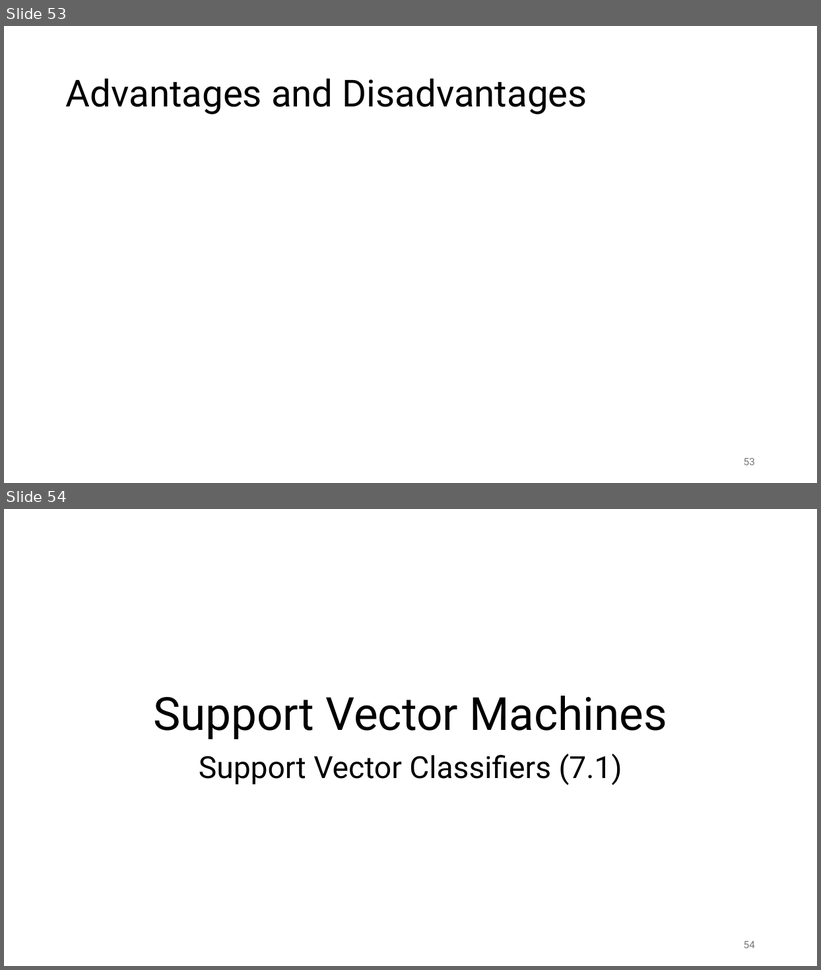
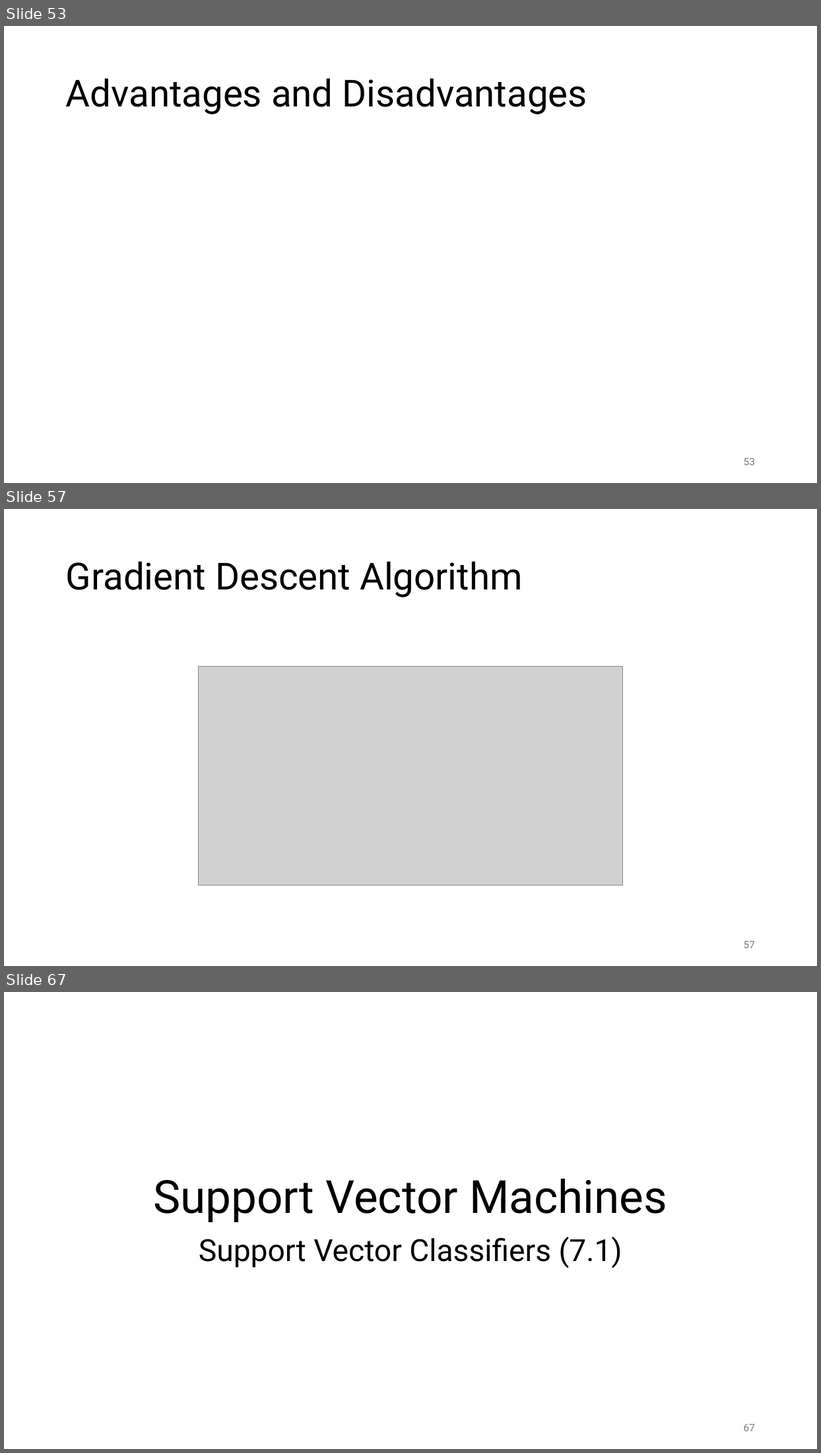
Before and after one commit to lwinmoe/lwinmoe.github.io, a slide deck: static/docs/chapter_378.pptx. Shown one above the other, each under a label of ours: slides 53 and 54 before the commit, slides 53, 57 and 67 after it; the slides between them are not shown. The pictures are 821x970 and 821x1453 pixels, drawn with LibreOffice and Linux fonts; fonts in the diff are those of the drawing; grey boxes stand for pictures. Boxes give left, top, right and bottom in pixels: in the first picture for what was removed or moved away, otherwise in the second. Text is boxed around its words. In the diff, an @@ line names an element or a change of style, - is before the commit and + after.

```diff
--- a/static/docs/chapter_378.pptx
+++ b/static/docs/chapter_378.pptx
@@ slide 57 added at (4, 509, 817, 966), background #FFFFFF @@
@@ title added at (66, 561, 522, 597), 44 pt, text #000000 @@
+Gradient Descent Algorithm
@@ picture added at (198, 666, 623, 885) @@
@@ page number added at (744, 941, 755, 949), 12 pt, text #797979 @@
+57
@@ what was slide 54 is now slide 67 @@
@@ page number at (744, 1424, 755, 1432): text changed @@
-54
+67
```
Also in this commit, not shown: 12 other slides added.
